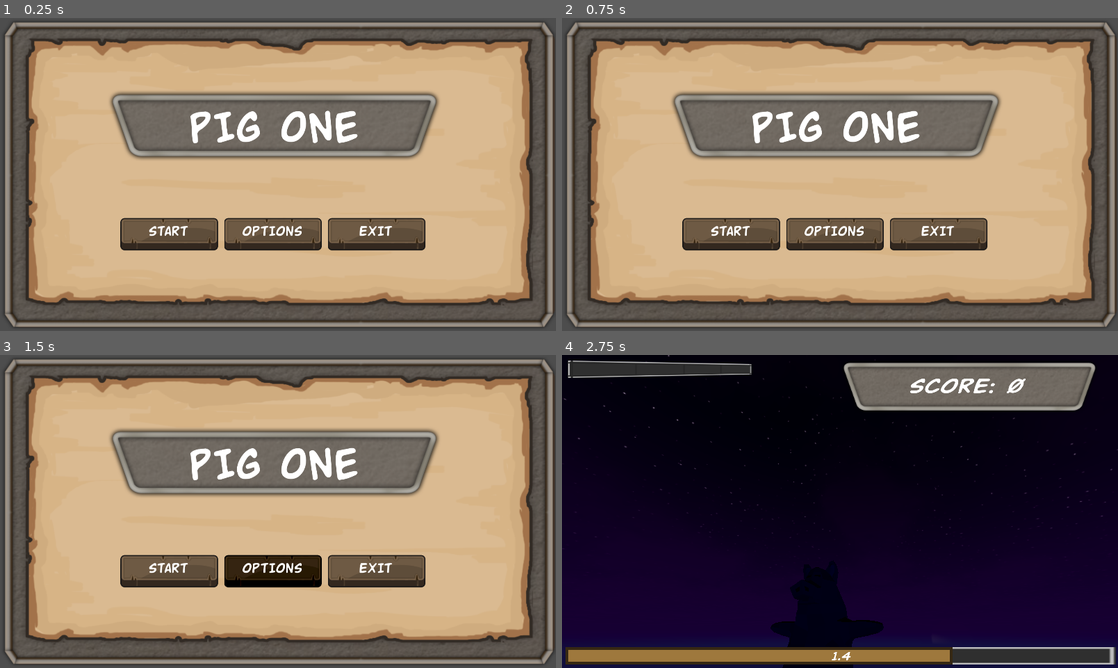
Above: before the commit, frames 1-4 (two rows, left to right).
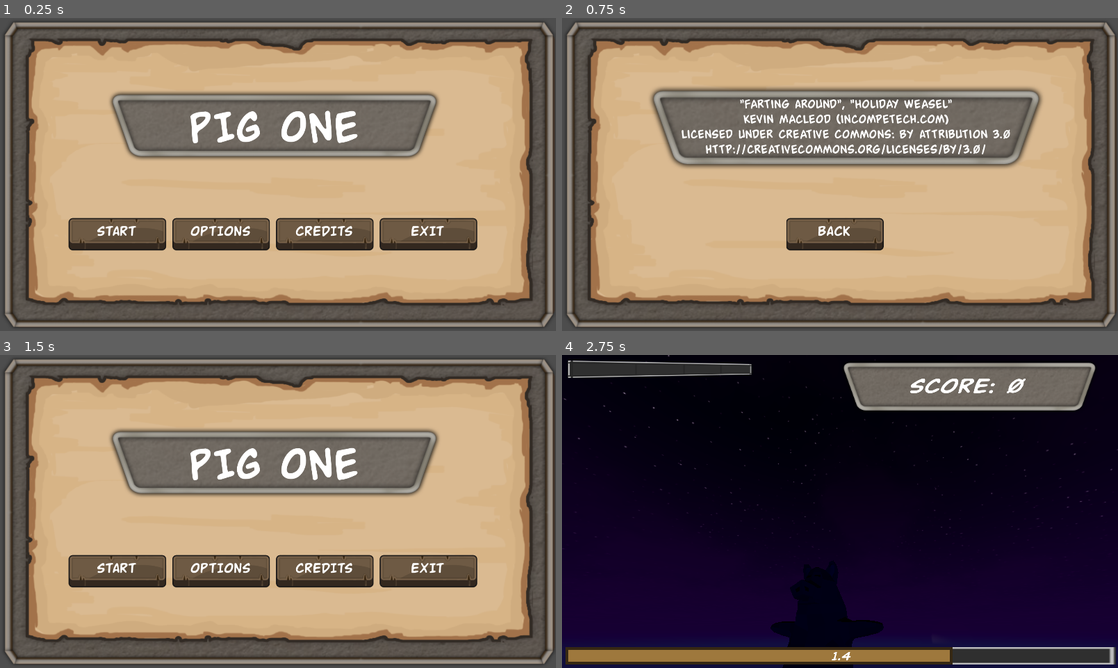
Above: after the commit, the same moments.

Repository: MattCharles/PigOne
Game: Godot game, scene res://Scenes/main_menu.tscn
The game is run twice, just before and just after one commit, with the same random seed, the same clock (stepped at 60 frames per second) and the same inputs. The project has no main scene, so this scene is started directly.
Inputs (mouse positions are in pixels of both pictures, inside the frame that each line leads up to):
- Up to frame 1 (0.25 s): no input
- Up to frame 2 (0.75 s): click (884, 246) at 0.5 s, where only the run after the commit has a clickable "CREDITS"
- Up to frame 3 (1.5 s): click (272, 583) at 1.25 s, where only the run after the commit has a clickable "BACK"
- Up to frame 4 (2.75 s): click "START" at 2 s

The runs differ from the first frame. In frame 1, 3.7% of the frame differs, in the area x 12-86%, y 63-75%; in frame 2, 15%, in the area x 15-87%, y 22-75%; in frame 3, 4.9%; in frame 4, nothing differs.

Commit message:
Include credits for CC work

Diff:
--- /dev/null
+++ b/Scenes/credits.gd
@@ -0,0 +1,4 @@
+extends Control
+
+func _on_back_button_pressed():
+	get_tree().change_scene_to_file("res://Scenes/main_menu.tscn")
--- /dev/null
+++ b/Scenes/credits.tscn
@@ -0,0 +1,156 @@
+[gd_scene load_steps=21 format=3 uid="uid://nt2i2tukgrsx"]
+
+[ext_resource type="Script" path="res://Scenes/credits.gd" id="1_u54dc"]
+[ext_resource type="Texture2D" uid="uid://cyl5ou74o5epx" path="res://Images/UI board Large  stone.png" id="2_2jey8"]
+[ext_resource type="Texture2D" uid="uid://y0u768d3d1ja" path="res://Images/UI board Large  parchment.png" id="3_aiabe"]
+[ext_resource type="Texture2D" uid="uid://v0nsl7h20c4t" path="res://Images/TextBTN_Big.png" id="4_7il5n"]
+[ext_resource type="Texture2D" uid="uid://b65mbochgeqv4" path="res://Images/TextBTN_Big_Pressed.png" id="5_dg8vt"]
+[ext_resource type="Texture2D" uid="uid://br33midyugaa5" path="res://Images/ModButton.png" id="6_mbk0b"]
+[ext_resource type="FontFile" uid="uid://b7r0m4wv7n1s2" path="res://Fonts/buddychampion.ttf" id="7_qnuyi"]
+[ext_resource type="Texture2D" uid="uid://cdimxm8almcha" path="res://Images/IRONY TITLE  Large.png" id="8_03xr4"]
+[ext_resource type="FontFile" uid="uid://cs63ql10bief" path="res://Fonts/buddychampionrotate.ttf" id="9_a3rwh"]
+[ext_resource type="AudioStream" uid="uid://dcjr1dj27vm7c" path="res://Sounds/Music/Holiday Weasel.mp3" id="10_cv2ek"]
+[ext_resource type="AudioStream" uid="uid://bn1tn2a2e7jdv" path="res://Sounds/oink1.wav" id="11_8dld1"]
+[ext_resource type="AudioStream" uid="uid://bt7suxliafnwu" path="res://Sounds/oink2.wav" id="12_0iluf"]
+[ext_resource type="AudioStream" uid="uid://05qki6htr1km" path="res://Sounds/oink3.wav" id="13_m6ddd"]
+[ext_resource type="AudioStream" uid="uid://dbhfggxb3plcw" path="res://Sounds/oink4.wav" id="14_gyfse"]
+[ext_resource type="AudioStream" uid="uid://cyomk1bwwj21b" path="res://Sounds/oink5.wav" id="15_nd07y"]
+[ext_resource type="AudioStream" uid="uid://dkp2johb8vcnc" path="res://Sounds/oink6.wav" id="16_aqfsr"]
+[ext_resource type="AudioStream" uid="uid://bjgrhwxbgopqr" path="res://Sounds/oink7.wav" id="17_jepk5"]
+[ext_resource type="AudioStream" uid="uid://dvw66ibj15d40" path="res://Sounds/oink8.wav" id="18_bpncy"]
+[ext_resource type="AudioStream" uid="uid://biln2w7msr8jr" path="res://Sounds/oink9.wav" id="19_0t0b6"]
+
+[sub_resource type="AudioStreamRandomizer" id="AudioStreamRandomizer_svkjy"]
+streams_count = 9
+stream_0/stream = ExtResource("11_8dld1")
+stream_0/weight = 1.0
+stream_1/stream = ExtResource("12_0iluf")
+stream_1/weight = 1.0
+stream_2/stream = ExtResource("13_m6ddd")
+stream_2/weight = 1.0
+stream_3/stream = ExtResource("14_gyfse")
+stream_3/weight = 1.0
+stream_4/stream = ExtResource("15_nd07y")
+stream_4/weight = 1.0
+stream_5/stream = ExtResource("16_aqfsr")
+stream_5/weight = 1.0
+stream_6/stream = ExtResource("17_jepk5")
+stream_6/weight = 1.0
+stream_7/stream = ExtResource("18_bpncy")
+stream_7/weight = 1.0
+stream_8/stream = ExtResource("19_0t0b6")
+stream_8/weight = 1.0
+
+[node name="Credits" type="Control"]
+layout_mode = 3
+anchors_preset = 15
+anchor_right = 1.0
+anchor_bottom = 1.0
+offset_top = 1.0
+offset_right = -1.0
+offset_bottom = -4.0
+grow_horizontal = 2
+grow_vertical = 2
+script = ExtResource("1_u54dc")
+
+[node name="Background" type="Sprite2D" parent="."]
+scale = Vector2(2.08667, 1.74313)
+texture = ExtResource("2_2jey8")
+centered = false
+
+[node name="PaperControl" type="Control" parent="Background"]
+layout_mode = 3
+anchors_preset = 15
+anchor_right = 1.0
+anchor_bottom = 1.0
+grow_horizontal = 2
+grow_vertical = 2
+
+[node name="MarginContainer" type="MarginContainer" parent="Background/PaperControl"]
+layout_mode = 1
+anchors_preset = 15
+anchor_right = 1.0
+anchor_bottom = 1.0
+grow_horizontal = 2
+grow_vertical = 2
+theme_override_constants/margin_left = 30
+theme_override_constants/margin_top = 30
+theme_override_constants/margin_right = 30
+theme_override_constants/margin_bottom = 30
+
+[node name="Paper" type="Sprite2D" parent="Background/PaperControl/MarginContainer"]
+position = Vector2(29.7224, 27.6169)
+texture = ExtResource("3_aiabe")
+centered = false
+
+[node name="ButtonContainer" type="HBoxContainer" parent="."]
+layout_mode = 1
+anchors_preset = -1
+anchor_left = 0.111
+anchor_top = 0.641
+anchor_right = 0.873
+anchor_bottom = 0.82
+offset_left = -0.00901794
+offset_top = -0.0750122
+offset_right = -1.28711
+offset_bottom = -3.50006
+theme_override_constants/separation = 20
+alignment = 1
+
+[node name="BackButton" type="TextureButton" parent="ButtonContainer"]
+layout_mode = 2
+texture_normal = ExtResource("4_7il5n")
+texture_pressed = ExtResource("5_dg8vt")
+texture_hover = ExtResource("6_mbk0b")
+
+[node name="Label" type="Label" parent="ButtonContainer/BackButton"]
+layout_mode = 1
+anchors_preset = -1
+anchor_right = 0.985
+anchor_bottom = 0.474
+offset_right = 0.0699768
+offset_bottom = -0.00801086
+theme_override_fonts/font = ExtResource("7_qnuyi")
+theme_override_font_sizes/font_size = 64
+text = "BACK
+"
+horizontal_alignment = 1
+vertical_alignment = 1
+
+[node name="TitleBackground" type="Sprite2D" parent="."]
+position = Vector2(982, 377)
+scale = Vector2(2.77064, 2.77064)
+texture = ExtResource("8_03xr4")
+
+[node name="Label" type="Label" parent="."]
+layout_mode = 1
+anchors_preset = -1
+anchor_left = 0.214
+anchor_top = 0.243
+anchor_right = 0.775
+anchor_bottom = 0.444
+offset_left = 1.33398
+offset_top = 7.77499
+offset_right = -4.22498
+offset_bottom = 0.699982
+theme_override_fonts/font = ExtResource("9_a3rwh")
+theme_override_font_sizes/font_size = 54
+text = "\"Farting Around\", \"Holiday Weasel\"
+Kevin MacLeod (incompetech.com)
+Licensed under Creative Commons: By Attribution 3.0
+http://creativecommons.org/licenses/by/3.0/"
+horizontal_alignment = 1
+vertical_alignment = 1
+
+[node name="AudioStreamPlayer2D" type="AudioStreamPlayer2D" parent="."]
+stream = ExtResource("10_cv2ek")
+autoplay = true
+
+[node name="Oinker" type="AudioStreamPlayer" parent="."]
+stream = SubResource("AudioStreamRandomizer_svkjy")
+bus = &"SFX"
+
+[node name="Music" type="AudioStreamPlayer2D" parent="."]
+bus = &"Music"
+
+[connection signal="pressed" from="ButtonContainer/BackButton" to="." method="_on_back_button_pressed"]
--- a/Scenes/main_menu.tscn
+++ b/Scenes/main_menu.tscn
@@ -135,6 +135,25 @@
 horizontal_alignment = 1
 vertical_alignment = 1
 
+[node name="Credits" type="TextureButton" parent="ButtonContainer"]
+layout_mode = 2
+texture_normal = ExtResource("4_bia00")
+texture_pressed = ExtResource("5_k3k6p")
+texture_hover = ExtResource("6_rdqvm")
+
+[node name="Label" type="Label" parent="ButtonContainer/Credits"]
+layout_mode = 1
+anchors_preset = -1
+anchor_right = 0.985
+anchor_bottom = 0.474
+offset_right = 0.0699768
+offset_bottom = -0.00801086
+theme_override_fonts/font = ExtResource("7_kp3us")
+theme_override_font_sizes/font_size = 64
+text = "CREDITS"
+horizontal_alignment = 1
+vertical_alignment = 1
+
 [node name="Exit" type="TextureButton" parent="ButtonContainer"]
 layout_mode = 2
 texture_normal = ExtResource("4_bia00")
@@ -193,6 +212,10 @@
 [connection signal="button_down" from="ButtonContainer/Options" to="." method="_on_options_button_down"]
 [connection signal="button_up" from="ButtonContainer/Options" to="." method="_on_options_button_up"]
 [connection signal="mouse_entered" from="ButtonContainer/Options" to="." method="_on_button_entered"]
+[connection signal="button_down" from="ButtonContainer/Credits" to="." method="_on_credits_button_down"]
+[connection signal="button_up" from="ButtonContainer/Credits" to="." method="_on_credits_button_up"]
+[connection signal="mouse_entered" from="ButtonContainer/Credits" to="." method="_on_button_entered"]
+[connection signal="pressed" from="ButtonContainer/Credits" to="." method="_on_credits_pressed"]
 [connection signal="button_down" from="ButtonContainer/Exit" to="." method="_on_exit_button_down"]
 [connection signal="button_up" from="ButtonContainer/Exit" to="." method="_on_exit_button_up"]
 [connection signal="mouse_entered" from="ButtonContainer/Exit" to="." method="_on_button_entered"]
--- a/main_menu.gd
+++ b/main_menu.gd
@@ -3,6 +3,7 @@
 @onready var start_label := $ButtonContainer/Start/Label
 @onready var options_label := $ButtonContainer/Options/Label
 @onready var exit_label := $ButtonContainer/Exit/Label
+@onready var credits_label := $ButtonContainer/Credits/Label
 @onready var oinker := $Oinker
 @export var PRESS_OFFSET := Vector2(0.0, 20.0)
 
@@ -40,3 +41,15 @@
 
 func _on_button_entered():
 	oinker.play()
+
+
+func _on_credits_button_down():
+	move_button(credits_label, true)
+
+
+func _on_credits_button_up():
+	move_button(credits_label, false)
+
+
+func _on_credits_pressed():
+	get_tree().change_scene_to_file("res://Scenes/credits.tscn")
